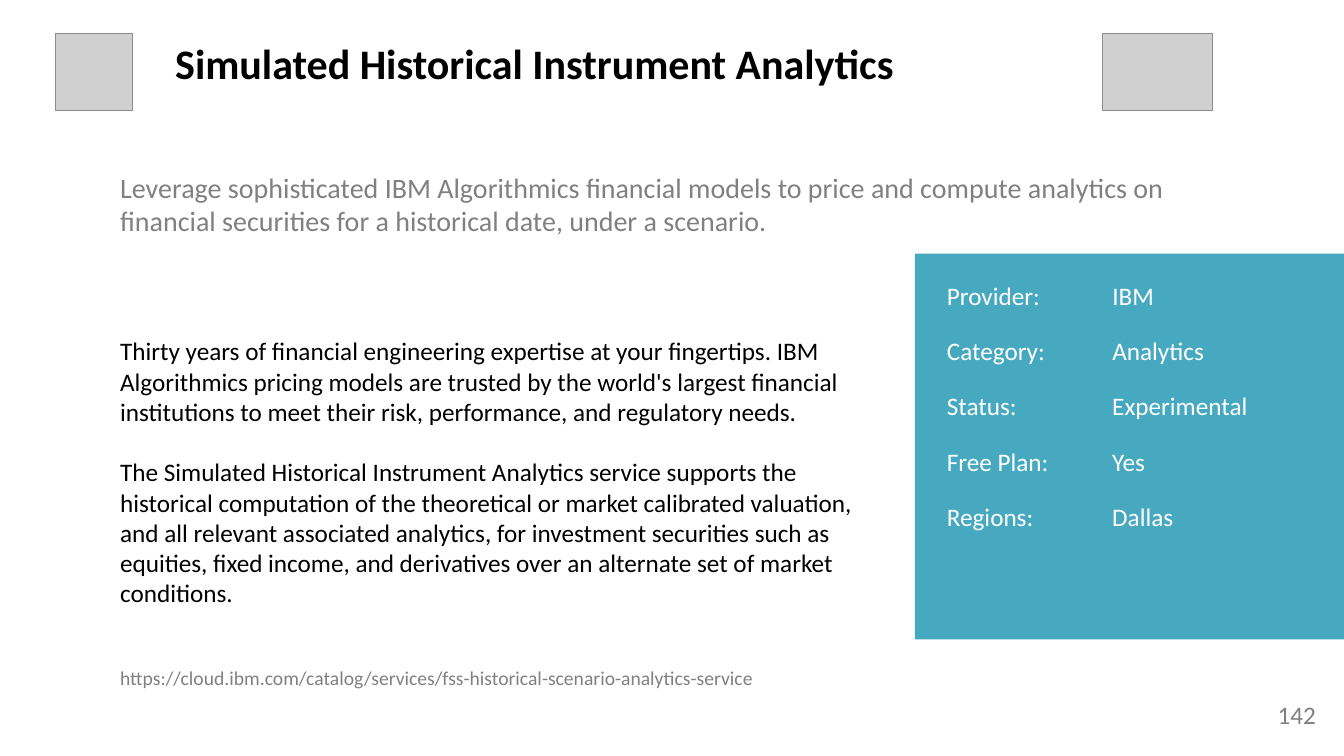
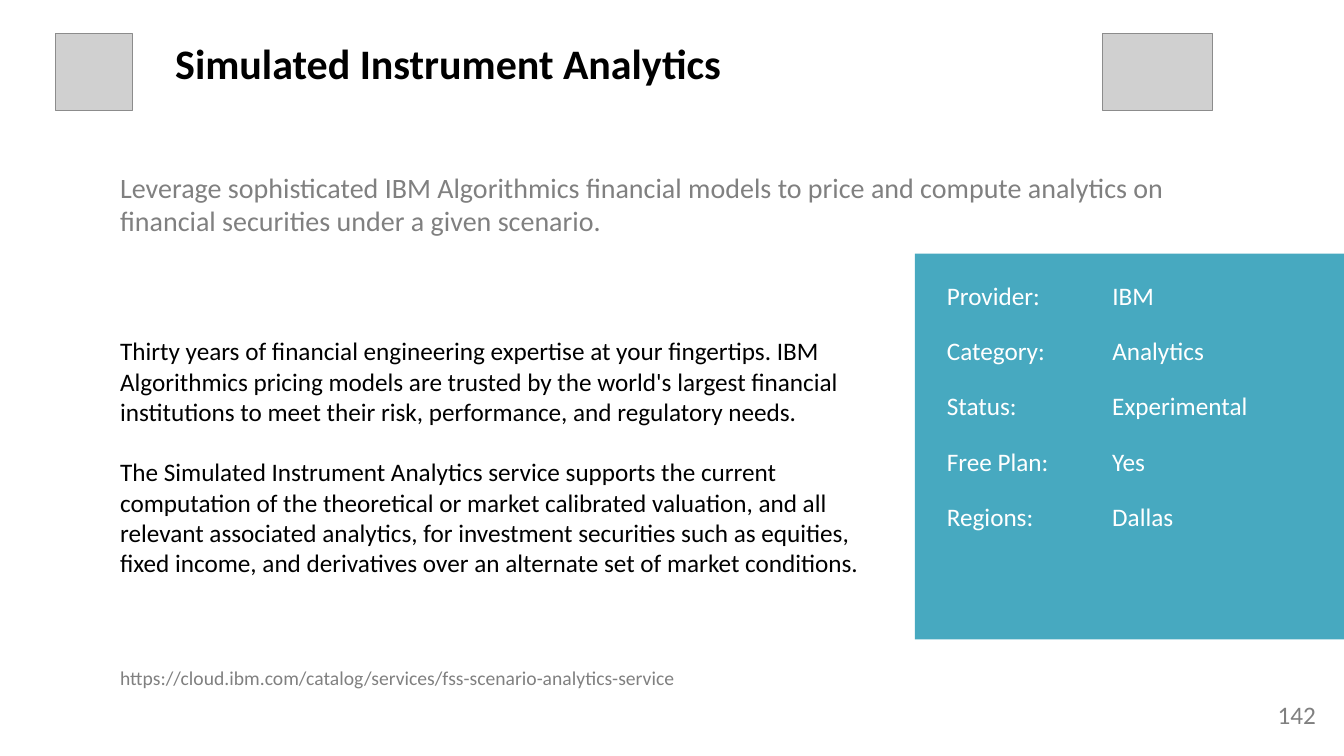
Before and after one commit to l2fprod/mycatalog, a slide deck: slide 142 of docs/generated/mycatalog.pptx. Drawn at 1344x756 pixels with LibreOffice and Linux fonts; fonts in the diff are those of the drawing; grey boxes stand for pictures. Boxes give left, top, right and bottom in pixels: in the first picture for what was removed or moved away, otherwise in the second. Text is boxed around its words. In the diff, an @@ line names an element or a change of style, - is before the commit and + after.

```diff
--- a/docs/generated/mycatalog.pptx
+++ b/docs/generated/mycatalog.pptx
@@ text at [175, 49, 721, 86]: text changed @@
-Simulated Historical Instrument Analytics
+Simulated Instrument Analytics
@@ text at [120, 178, 1163, 236]: text changed @@
-Leverage sophisticated IBM Algorithmics financial models to price and compute analytics on financial securities for a historical date, under a scenario.
+Leverage sophisticated IBM Algorithmics financial models to price and compute analytics on financial securities under a given scenario.
@@ text at [120, 463, 858, 575]: text changed @@
-The Simulated Historical Instrument Analytics service supports the historical computation of the theoretical or market calibrated valuation, and all relevant associated analytics, for investment securities such as equities, fixed income, and derivatives over an alternate set of market conditions.
+The Simulated Instrument Analytics service supports the current computation of the theoretical or market calibrated valuation, and all relevant associated analytics, for investment securities such as equities, fixed income, and derivatives over an alternate set of market conditions.
@@ text at [120, 671, 674, 689]: text changed @@
-https://cloud.ibm.com/catalog/services/fss-historical-scenario-analytics-service
+https://cloud.ibm.com/catalog/services/fss-scenario-analytics-service
```
Also in this commit, not shown: 59 other slides changed, 9 other files.
